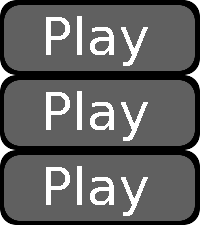
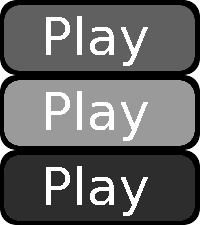
Layer changes from the first w=200, h=225 image to the second:
painted on "button3" over (x1=4, y1=155, x2=195, y2=221)
painted on "button2" over (x1=4, y1=80, x2=195, y2=146)
